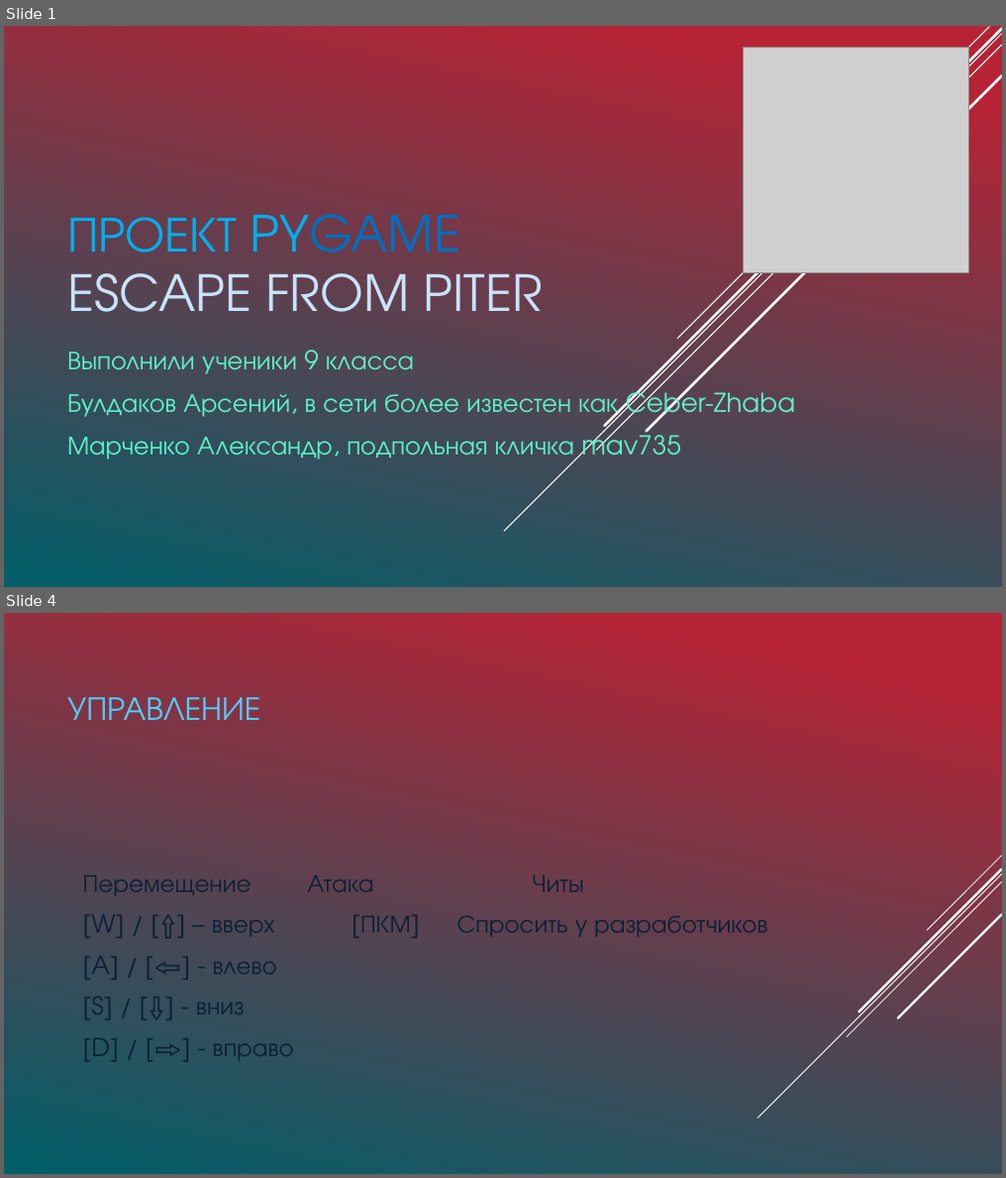
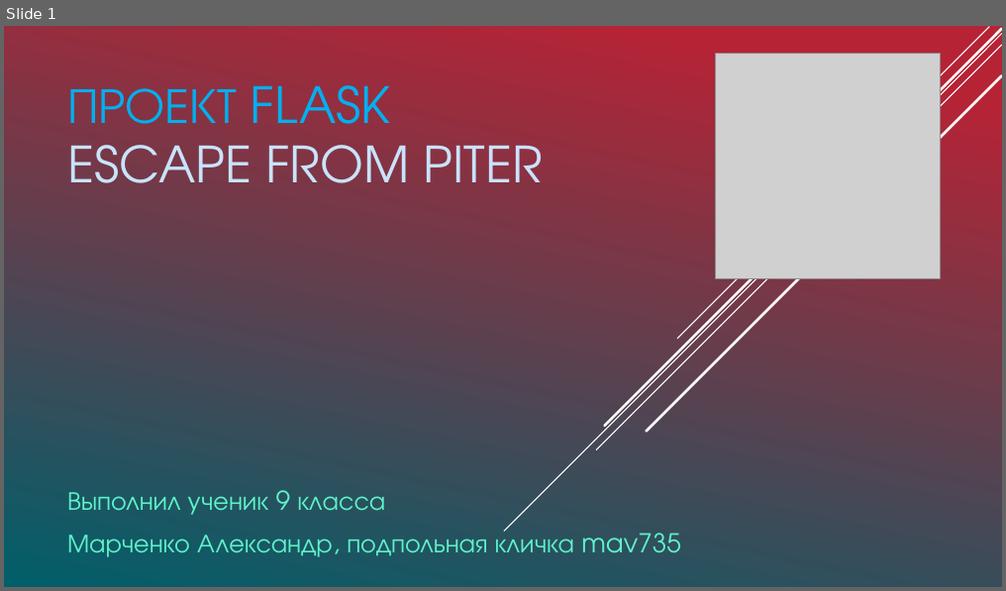
Before and after one commit to mav735/FlaskProject, a slide deck: Проект.pptx. Shown one above the other, each under a label of ours: slides 1 and 4 before the commit, slide 1 after it; the slides between them are not shown. The pictures are 1006x1178 and 1006x591 pixels, drawn with LibreOffice and Linux fonts; fonts in the diff are those of the drawing; grey boxes stand for pictures. Boxes give left, top, right and bottom in pixels: in the first picture for what was removed or moved away, otherwise in the second. Text is boxed around its words. In the diff, an @@ line names an element or a change of style, - is before the commit and + after.

```diff
--- a/Проект.pptx
+++ b/Проект.pptx
@@ slide 4 removed at [4,613,1002,1174], background gradient #B62436 to #00606A @@
@@ title removed at [67,697,260,720] @@
-УПРАВЛЕНИЕ
@@ text removed at [83,875,294,1061] @@
-Перемещение Атака Читы
-[W] / [⇧] – вверх [ПКМ] Спросить у разработчиков
-[A] / [⇦] - влево
-[S] / [⇩] - вниз
-[D] / [⇨] - вправо
@@ group removed at [757,856,1002,1118]: 5 lines @@
@@ slide 1 changed as well @@
@@ picture: place and size @@
-picture at [743,48,968,274]
+picture at [715,54,941,279]
@@ title at [67,85,542,183]: text changed @@
-ПРОЕКТ PYGAME
-ESCAPE FROM PITER
+ПРОЕКТ FLASK
+ESCAPE FROM PITER
@@ subtitle "Выполнил ученик 9 класса": place and size @@
-subtitle "Выполнил ученик 9 класса" at [67,350,796,462]
+subtitle "Выполнил ученик 9 класса" at [67,490,681,558]
@@ subtitle at [67,490,385,515]: text changed @@
-Выполнили ученики 9 класса
-Булдаков Арсений, в сети более известен как Ceber-Zhaba
+Выполнил ученик 9 класса
```
Also in this commit, not shown: 1 other slide changed, 2 slides added, 6 other slides removed.
